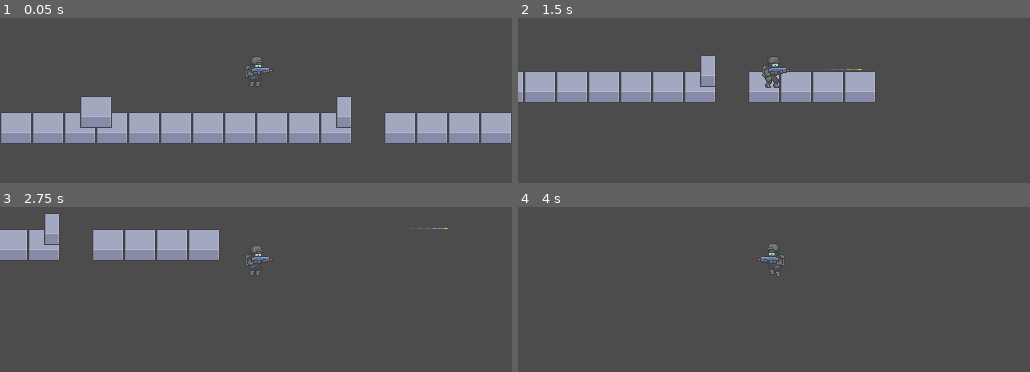
Above: before the commit, frames 1-4 (two rows, left to right).
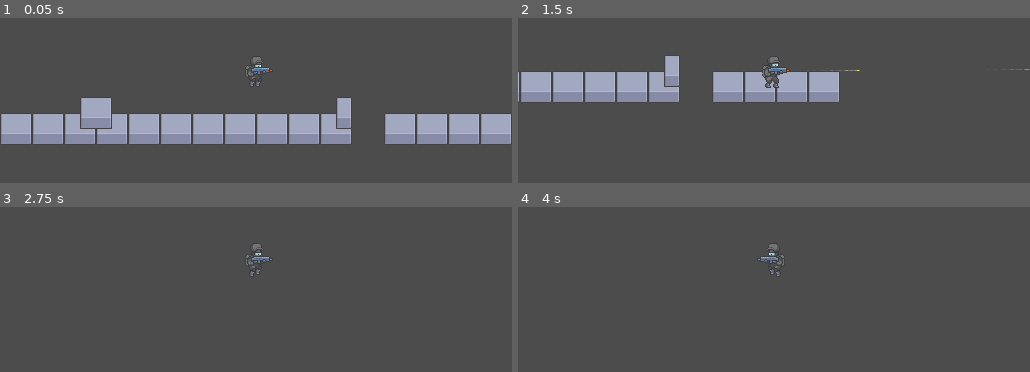
Above: after the commit, the same moments.

Repository: sakkaku-dev/team-shooter
Game: Godot game, scene res://scenes/Game.tscn
Same seed, same stepped clock (60 frames per second), same inputs: the game is played once before the commit and once after it.
Inputs (mouse positions are in pixels of both pictures, inside the frame that each line leads up to):
- Up to frame 1 (0.05 s): no input
- Up to frame 2 (1.5 s): tap Enter at 0.5 s; move the mouse to (886, 57) at 0.52 s; hold D (move_right) 0.53-1.25 s; click (886, 57) at 0.6 s; tap Space (jump) at 0.77 s; drag from (671, 87) to (978, 70) at 1.27 s
- Up to frame 3 (2.75 s): move the mouse to (outside the picture) at 2.02 s; hold D (move_right) from 2.03 s (still down); click (outside the picture) at 2.1 s
- Up to frame 4 (4 s): release D (move_right) at 2.75 s; drag from (748, 322) to (620, 216) at 2.77 s; tap Space (jump) at 3.5, 3.77 s; move the mouse to (927, 307) at 3.52 s; hold A (move_left) from 3.53 s (still down); click (927, 307) at 3.6 s

The runs differ from the first frame. In frame 1, 1.8% of the frame differs, in the area x 0-100%, y 47-77%; in frame 2, 5.7%; in frame 3, 6.7%, in the area x 0-88%, y 4-42%; in frame 4, nothing differs.

Commit message:
Split keyboard and joypad inputs

Diff:
--- a/scenes/Game.tscn
+++ b/scenes/Game.tscn
@@ -185,13 +185,9 @@
 format = 1
 tile_data = PoolIntArray( 196597, 5, 0, 131077, 11, 0, 262128, 5, 0, 262130, 5, 0, 262132, 7, 0, 262135, 8, 0, 262136,  …(190 unchanged characters)…
 
-[node name="Player" parent="." instance=ExtResource( 1 )]
-collision_layer = 0
-speed = 250
-acceleration = 800
-friction = 1400
-
 [node name="InputController" type="Node" parent="."]
 script = ExtResource( 2 )
 
 [node name="PlayerSelect" type="CanvasLayer" parent="."]
+
+[node name="Player" parent="." instance=ExtResource( 1 )]
--- a/scripts/InputController.gd
+++ b/scripts/InputController.gd
@@ -2,6 +2,11 @@
 
 func _ready():
 	Input.connect("joy_connection_changed", self, "connect_joy_controller")
+
+
+func _unhandled_input(event: InputEvent):
+	print(event)
+
 
 func connect_joy_controller(dev_id, connected):
 	if connected:
--- a/scripts/PlayerInput.gd
+++ b/scripts/PlayerInput.gd
@@ -1,6 +1,9 @@
 extends Node
 
 class_name PlayerInput
+
+export var joypad_input = false
+export var device_id = 0
 
 const MOVE_LEFT := "move_left"
 const MOVE_RIGHT := "move_right"
@@ -18,7 +21,24 @@
 }
 
 
+func _should_handle_event(event: InputEvent) -> bool:
+	if event.device == device_id and joypad_input and _is_joypad_event(event):
+		return true
+
+	if event.device == device_id and not joypad_input and not _is_joypad_event(event):
+		return true
+
+	return false
+
+
+func _is_joypad_event(event: InputEvent) -> bool:
+	return event is InputEventJoypadButton or event is InputEventJoypadMotion
+
+
 func handle_input(event: InputEvent) -> void:
+	if not _should_handle_event(event):
+		return
+
 	_update_action_strength(event)
 
 	var action = _get_action_for_event(event)
--- a/tests/UnitTest.gd
+++ b/tests/UnitTest.gd
@@ -17,3 +17,9 @@
 	ev.pressed = pressed
 	ev.strength = strength
 	return ev
+
+func joypad_motion_event(axis: int, value: float) -> InputEvent:
+	var joy = InputEventJoypadMotion.new()
+	joy.axis = axis
+	joy.axis_value = value
+	return joy
--- a/tests/unit/PlayerInputTest.gd
+++ b/tests/unit/PlayerInputTest.gd
@@ -38,14 +38,31 @@
 
 
 func test_joypad_motion():
+	player_input.joypad_input = true
+
 	# Joypad can set the action strength of left and right in one event
-	var joy = InputEventJoypadMotion.new()
-	joy.axis = JOY_AXIS_0
-	joy.axis_value = 1
-	player_input.handle_input(joy)
+	player_input.handle_input(joypad_motion_event(JOY_AXIS_0, 1))
 	assert_eq(player_input.get_move_vector(), Vector2(1, 0))
 
-	joy = InputEventJoypadMotion.new()
-	joy.axis_value = -1
-	player_input.handle_input(joy)
+	player_input.handle_input(joypad_motion_event(JOY_AXIS_0, -1))
 	assert_eq(player_input.get_move_vector(), Vector2(-1, 0))
+
+
+func test_ignore_joypad_if_disabled():
+	player_input.joypad_input = false
+
+	player_input.handle_input(press_key(PlayerInput.MOVE_LEFT, 1))
+	assert_eq(player_input.get_move_vector(), Vector2(-1, 0))
+
+	player_input.handle_input(joypad_motion_event(JOY_AXIS_0, 1))
+	assert_eq(player_input.get_move_vector(), Vector2(-1, 0))
+
+
+func test_only_read_joypad_if_enabled():
+	player_input.joypad_input = true
+
+	player_input.handle_input(joypad_motion_event(JOY_AXIS_0, 1))
+	assert_eq(player_input.get_move_vector(), Vector2(1, 0))
+
+	player_input.handle_input(press_key(PlayerInput.MOVE_LEFT, 1))
+	assert_eq(player_input.get_move_vector(), Vector2(1, 0))
Not shown: 3 places in scenes/Player.tscn that only renumber resources
